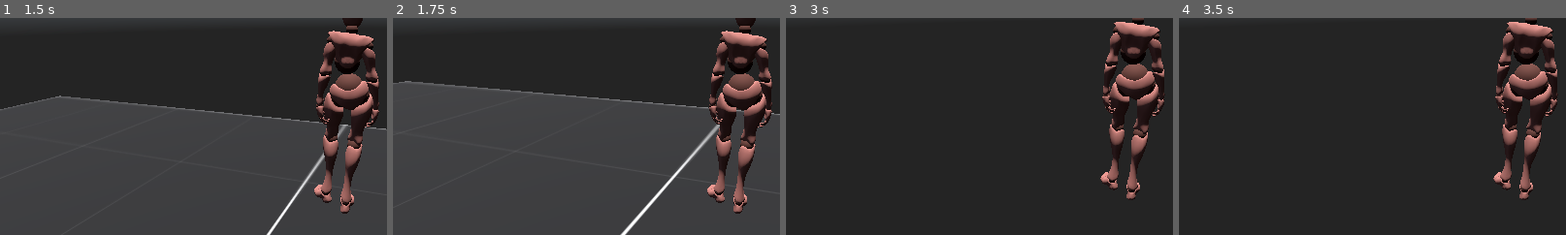
Above: before the commit, frames 1-4 (left to right).
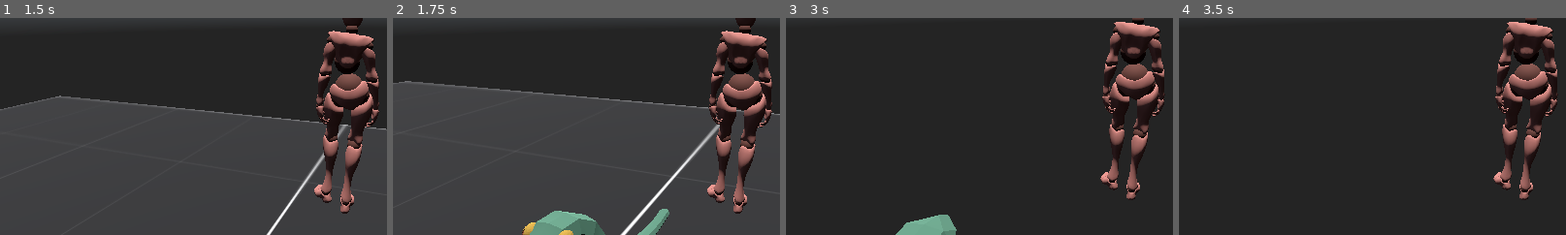
Above: after the commit, the same moments.

Repository: GoodGuyNoone/Oink-Jam-2
Game: Godot game, scene res://scenes/main.tscn
Same seed, same stepped clock (60 frames per second), same inputs: the game is played once before the commit and once after it. A sky picture missing from this copy of the repository is replaced by a grey-blue gradient.
Inputs (mouse positions are % of the whole screen's width and height, from its top left):
- Up to frame 1 (1.5 s): tap Enter at 0.5 s; move the mouse to (55, 50) at 0.52 s; hold Shift (sprint) 0.53-1.28 s; hold W (forward) from 0.53 s (still down); tap Space (jump) at 0.77 s; move the mouse to (45, 50) at 1.27 s; tap Shift (sprint) at 1.35 s
- Up to frame 2 (1.75 s): keep holding W (forward); tap Space (jump) at 1.52 s
- Up to frame 3 (3 s): keep holding W (forward); move the mouse to (52, 48) at 2.02 s; hold Shift (sprint) 2.03-2.78 s; tap Space (jump) at 2.75 s; move the mouse to (49, 52) at 2.77 s; tap Shift (sprint) at 2.85 s
- Up to frame 4 (3.5 s): keep holding W (forward); tap Space (jump) at 3.02 s
The pictures show only the part of the screen within x 5-55%, y 50-100%; the shares and areas given below are measured in that part.

Frame 1 is identical in both runs. In frame 2, 2.1% of the frame differs, in the area x 33-72%, y 87-100%; in frame 3, 1.0%; in frame 4, nothing differs.

Commit message:
minor snake improvment

Diff:
--- a/scenes/snake.tscn
+++ b/scenes/snake.tscn
@@ -211,7 +211,7 @@
 
 [sub_resource type="Animation" id="Animation_qnld6"]
 resource_name = "SnakeArmature|Snake_Attack"
-length = 0.6666667
+length = 0.43333334
 tracks/0/type = "position_3d"
 tracks/0/imported = true
 tracks/0/enabled = true
@@ -672,7 +672,7 @@
 bones/1/parent = 0
 bones/1/rest = Transform3D(1, 0, 2.3841858e-07, 0, 1, 0, -2.3841858e-07, 0, 1, 2.0507223e-05, 0.010278198, -0.003004823)
 bones/1/enabled = true
-bones/1/position = Vector3(-0.0006397734, 0.010372523, -0.0030048233)
+bones/1/position = Vector3(2.0507223e-05, 0.010278198, -0.003004823)
 bones/1/rotation = Quaternion(-9.516043e-08, 2.4048873e-08, -9.51604e-08, 1)
 bones/1/scale = Vector3(1, 1, 1)
 bones/2/name = "Chest"
@@ -680,21 +680,21 @@
 bones/2/rest = Transform3D(0.86810786, -2.8871e-08, 0.49637562, 0.019704197, 0.9992118, -0.034460478, -0.49598438, 0.039696097, 0.8674236, -0.00011411113, -0.0055001914, 0.009748347)
 bones/2/enabled = true
 bones/2/position = Vector3(-0.000114111404, -0.0055001914, 0.009748346)
-bones/2/rotation = Quaternion(0.050559465, 0.25795686, -0.0010962323, 0.964832)
+bones/2/rotation = Quaternion(0.3985693, 0.23353353, 0.10193759, 0.8810298)
 bones/2/scale = Vector3(1, 1.0000002, 1.0000001)
 bones/3/name = "Neck"
 bones/3/parent = 2
 bones/3/rest = Transform3D(0.8681074, 0.39024433, -0.30675504, 2.9802319e-08, 0.617989, 0.7861866, 0.49637616, -0.6824946, 0.53648084, -4.8843135e-10, 0.008788991, 3.7787834e-10)
 bones/3/enabled = true
 bones/3/position = Vector3(3.1664968e-10, 0.008788994, -1.1175871e-09)
-bones/3/rotation = Quaternion(-0.456581, -0.22577703, -0.11998317, 0.85215175)
+bones/3/rotation = Quaternion(-0.15436013, -0.26522025, -0.067708485, 0.9493402)
 bones/3/scale = Vector3(0.9999999, 1, 1)
 bones/4/name = "Head"
 bones/4/parent = 3
 bones/4/rest = Transform3D(-0.98778534, 7.4505797e-09, -0.155822, -0.14311801, 0.3954875, 0.9072525, 0.061625674, 0.9184713, -0.3906569, 2.2041184e-10, 0.008236598, 1.9607933e-09)
 bones/4/enabled = true
 bones/4/position = Vector3(4.1909518e-11, 0.008236598, 1.930166e-09)
-bones/4/rotation = Quaternion(-0.03833587, 0.7927547, 0.60451025, -0.068100795)
+bones/4/rotation = Quaternion(-0.06589416, 0.98404354, 0.15984666, -0.042016465)
 bones/4/scale = Vector3(1.0000005, 0.9999996, 0.99999994)
 bones/5/name = "Head_end"
 bones/5/parent = 4
@@ -715,21 +715,21 @@
 bones/7/rest = Transform3D(1, -1.5141574e-10, 6.848095e-11, 1.6618174e-10, 0.911075, -0.41224054, 2.842518e-14, 0.41224056, 0.91107494, -7.9599657e-13, 0.004789916, -1.5235366e-10)
 bones/7/enabled = true
 bones/7/position = Vector3(4.302083e-12, 0.0047899154, -1.0419171e-10)
-bones/7/rotation = Quaternion(0.21086127, -8.041973e-10, -3.9354746e-09, 0.977516)
+bones/7/rotation = Quaternion(0.22553612, 0.0020590005, 0.00060047075, 0.97423244)
 bones/7/scale = Vector3(1, 0.9999998, 0.9999999)
 bones/8/name = "Tail2"
 bones/8/parent = 7
 bones/8/rest = Transform3D(1, -2.3019992e-18, 4.5582904e-18, 2.620914e-18, 0.99745864, -0.07124698, -4.3826957e-18, 0.071246974, 0.9974587, -1.3552527e-20, 0.004905115, 2.9046848e-10)
 bones/8/enabled = true
 bones/8/position = Vector3(0, 0.004905116, 2.2700987e-11)
-bones/8/rotation = Quaternion(0.03564615, 3.7897774e-10, 3.5298824e-09, 0.9993645)
+bones/8/rotation = Quaternion(0.10903515, 0.01048158, 0.00037386248, 0.9939827)
 bones/8/scale = Vector3(1, 0.9999999, 1)
 bones/9/name = "Tail3"
 bones/9/parent = 8
 bones/9/rest = Transform3D(1, 2.6017026e-22, -8.673874e-21, 2.5979482e-22, 0.99820495, 0.059892274, 8.673885e-21, -0.059892282, 0.9982048, 6.7762636e-21, 0.0035821192, 1.2205632e-10)
 bones/9/enabled = true
 bones/9/position = Vector3(-1.11758706e-10, 0.0035821188, 1.3998942e-10)
-bones/9/rotation = Quaternion(-0.029959593, 1.3032052e-10, -5.5122396e-10, 0.9995511)
+bones/9/rotation = Quaternion(0.020496098, 0.0071835094, 0.0003137795, 0.99976414)
 bones/9/scale = Vector3(0.9999999, 0.9999999, 0.99999994)
 bones/10/name = "Tail3_end"
 bones/10/parent = 9
@@ -756,15 +756,15 @@
 bones/13/parent = 0
 bones/13/rest = Transform3D(-0.9999806, -4.7707005e-07, -0.006231903, -0.006231503, -0.011243702, 0.99991745, -7.054698e-05, 0.999937, 0.011243403, -9.359976e-05, 0.02517952, 0.0029159212)
 bones/13/enabled = true
-bones/13/position = Vector3(-7.805887e-05, 0.025195885, 0.0040258984)
-bones/13/rotation = Quaternion(-0.0022159144, 0.70311695, 0.7110675, -0.002190835)
+bones/13/position = Vector3(-0.00025084123, 0.022187699, 0.022648005)
+bones/13/rotation = Quaternion(-0.0022548412, 0.6909477, 0.722898, -0.0021550772)
 bones/13/scale = Vector3(1, 1, 0.99999994)
 bones/14/name = "LowerMouth"
 bones/14/parent = 13
 bones/14/rest = Transform3D(0.99998057, 0.002287145, -0.0057963715, -2.7858187e-07, 0.93022084, 0.36700052, 0.0062312875, -0.36699337, 0.9302028, 7.350599e-06, 0.0017982149, -0.001179479)
 bones/14/enabled = true
 bones/14/position = Vector3(7.3505844e-06, 0.0017982147, -0.0011794748)
-bones/14/rotation = Quaternion(-0.18678676, -0.0030607984, -0.00058210356, 0.9823956)
+bones/14/rotation = Quaternion(-0.051811308, -0.0031114672, -0.00016156628, 0.9986521)
 bones/14/scale = Vector3(0.9999999, 1, 1.0000001)
 bones/15/name = "LowerMouth_end"
 bones/15/parent = 14
@@ -778,14 +778,14 @@
 bones/16/rest = Transform3D(-0.9999806, 0.00057726516, 0.0062120166, -6.401678e-07, 0.99570054, -0.0926307, -0.0062387805, -0.092628896, -0.9956813, 3.1911146e-05, 0.0043453705, -0.0011932625)
 bones/16/enabled = true
 bones/16/position = Vector3(3.1911135e-05, 0.0043453714, -0.0011932601)
-bones/16/rotation = Quaternion(0.00060941605, 0.98064125, -0.19578834, 0.0030591118)
+bones/16/rotation = Quaternion(-0.00015444678, 0.9987817, 0.049249105, 0.0031153967)
 bones/16/scale = Vector3(0.9999999, 0.9999999, 0.9999999)
 bones/17/name = "Tongue2"
 bones/17/parent = 16
 bones/17/rest = Transform3D(-1, 3.4798322e-08, -3.727065e-06, 1.636737e-08, 0.99998814, 0.004945048, 3.7271914e-06, 0.00494505, -0.99998784, -3.3747467e-11, 0.0031961154, -7.8439333e-10)
 bones/17/enabled = true
 bones/17/position = Vector3(-3.144578e-12, 0.0031961156, 2.9241862e-10)
-bones/17/rotation = Quaternion(-1.3438549e-06, 0.9641733, -0.26527342, -1.8399599e-06)
+bones/17/rotation = Quaternion(-6.3120615e-07, 0.9943052, -0.10657003, -2.0750783e-06)
 bones/17/scale = Vector3(1.0000002, 1.0000002, 1.0000001)
 bones/18/name = "Tongue3"
 bones/18/parent = 17
--- a/scripts/snake.gd
+++ b/scripts/snake.gd
@@ -2,7 +2,7 @@
 
 
 var target = null
-var speed = 25
+var speed = 30
 var attached = false
 
 # Called when the node enters the scene tree for the first time.
@@ -10,14 +10,14 @@
 	pass # Replace with function body.
 
 
-# Called every frame. 'delta' is the elapsed time since the previous frame.
 func _physics_process(delta: float) -> void:
 	if attached or target == null:
 		return
 
 	var dir = (target.global_transform.origin - global_transform.origin).normalized()
 	translate(dir * speed * delta)
-	look_at(target.global_transform.origin, Vector3.UP)
+	# look_at(target.global_transform.origin, Vector3.UP)
+	print("moving to a player")
 	if global_transform.origin.distance_to(target.global_transform.origin) < 0.5:
 		attach_to_player()
 
